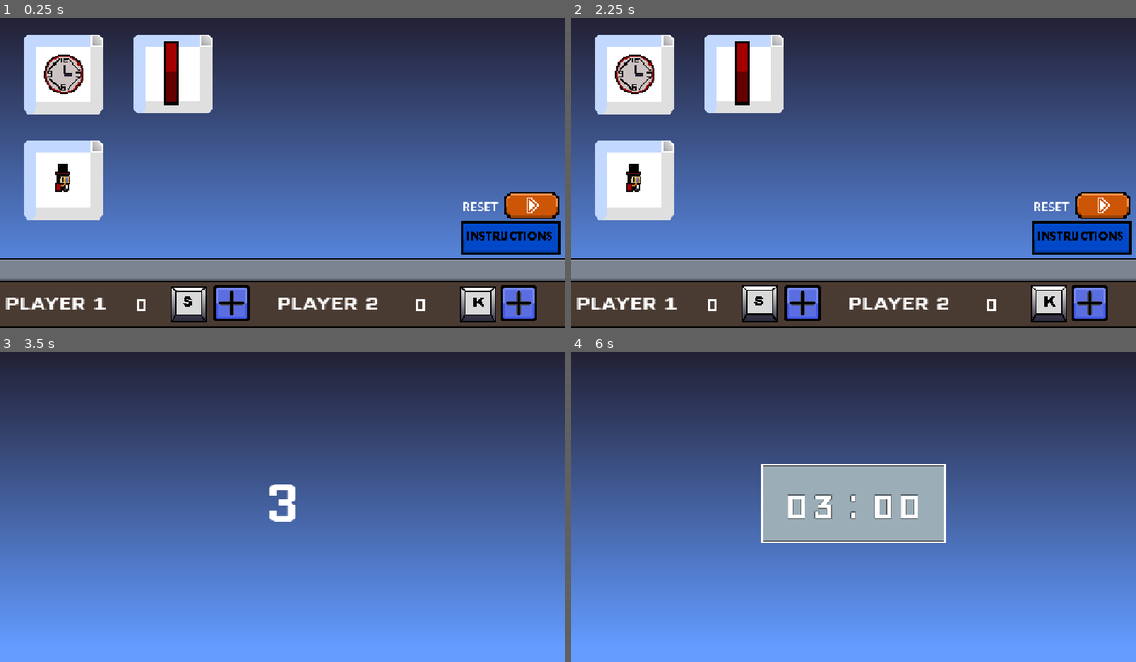
Above: before the commit, frames 1-4 (two rows, left to right).
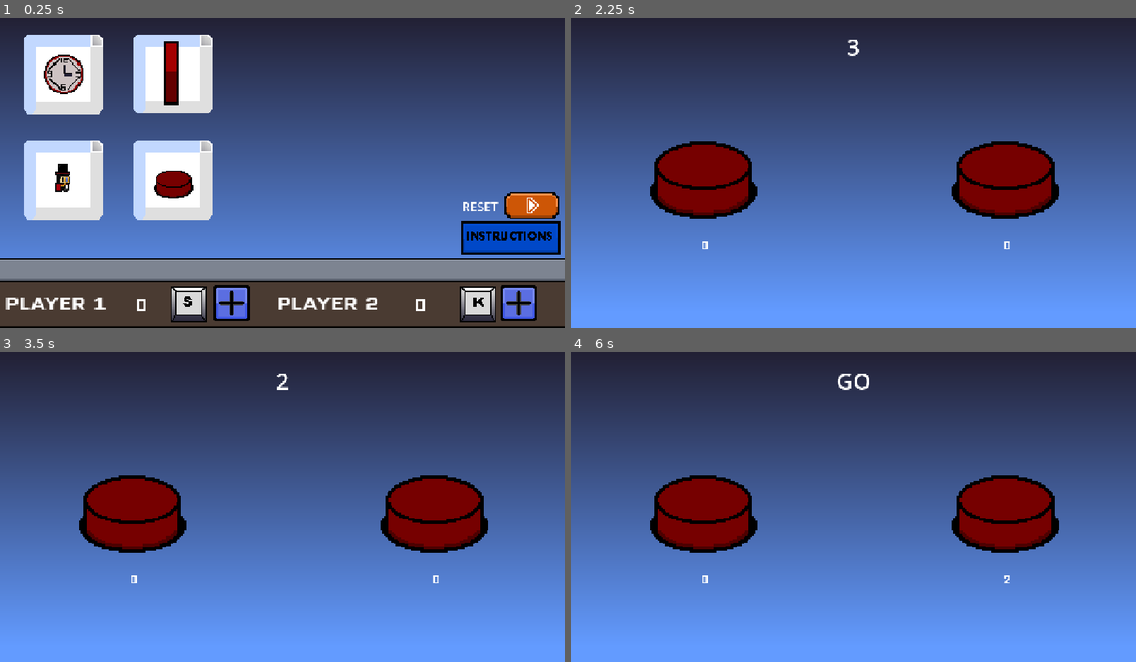
Above: after the commit, the same moments.

Repository: d3V-E/Split
Game: Godot game, scene res://scenes/main_game.tscn
Same seed, same stepped clock (60 frames per second), same inputs: the game is played once before the commit and once after it.
Inputs (mouse positions are in pixels of both pictures, inside the frame that each line leads up to):
- Up to frame 1 (0.25 s): no input
- Up to frame 2 (2.25 s): click (1079, 238) at 0.5 s; click (599, 300) at 1.25 s; click (746, 179) at 2.02 s
- Up to frame 3 (3.5 s): click (62, 407) at 2.77 s
- Up to frame 4 (6 s): tap Enter at 3.5, 5.75 s; move the mouse to (977, 488) at 3.52 s; hold Right 3.53-4.28 s; hold S (Player 1) 3.53-4.28 s; click (977, 488) at 3.67 s; tap K (Player 2) at 3.8, 4.35, 5.3, 5.85 s; tap Space at 4.25 s; move the mouse to (740, 519) at 4.27 s; hold Down 4.28-5.03 s; tap S (Player 1) at 4.55 s; move the mouse to (910, 432) at 5.02 s; hold Right 5.03-5.78 s; hold S (Player 1) 5.03-5.78 s; move the mouse to (825, 565) at 5.77 s; hold Up from 5.78 s (still down); click (825, 565) at 5.92 s

The runs differ from the first frame. In frame 1, 3.6% of the frame differs, in the area x 23-38%, y 39-66%; in frame 2, 43%, in the area x 0-100%, y 5-100%; in frame 3, 8.2%; in frame 4, 16%.

Commit message:
Update 9

Diff:
--- a/scenes/instructions.tscn
+++ b/scenes/instructions.tscn
@@ -8,6 +8,7 @@
 [ext_resource type="Texture2D" uid="uid://xqnjdhuua8ck" path="res://assets/Time Holder.png" id="6_2n4j6"]
 [ext_resource type="Texture2D" uid="uid://baostvbv7foh6" path="res://assets/Line Holder.png" id="7_olnwl"]
 [ext_resource type="Texture2D" uid="uid://c4i3chyqpcfnn" path="res://assets/Quick Holder.png" id="8_i5xgr"]
+[ext_resource type="Texture2D" uid="uid://0v8rcmyxcsc5" path="res://assets/Spam holder.png" id="9_olnwl"]
 
 [node name="Instructions" type="Node2D" unique_id=1474851264]
 script = ExtResource("1_c00ax")
@@ -77,6 +78,11 @@
 scale = Vector2(2.734375, 2.734375)
 texture = ExtResource("8_i5xgr")
 
+[node name="SpamHolder" type="Sprite2D" parent="Canvas" unique_id=122341650]
+position = Vector2(144, 210)
+scale = Vector2(2.734375, 2.734375)
+texture = ExtResource("9_olnwl")
+
 [connection signal="button_down" from="Canvas/Next" to="." method="_on_next_button_down"]
 [connection signal="button_up" from="Canvas/Next" to="." method="_on_next_button_up"]
 [connection signal="button_down" from="Canvas/Previous" to="." method="_on_previous_button_down"]
--- a/scenes/main_game.tscn
+++ b/scenes/main_game.tscn
@@ -13,6 +13,7 @@
 [ext_resource type="Texture2D" uid="uid://don62i0ya8k1l" path="res://assets/plus.png" id="11_o6v7o"]
 [ext_resource type="FontFile" uid="uid://wxgmfu2y2ds6" path="res://assets/fonts/Geo-Regular.ttf" id="12_wjob3"]
 [ext_resource type="Texture2D" uid="uid://do0cakegd3bxb" path="res://assets/play.png" id="13_wjob3"]
+[ext_resource type="Texture2D" uid="uid://0v8rcmyxcsc5" path="res://assets/Spam holder.png" id="14_8xp80"]
 
 [sub_resource type="Animation" id="Animation_70vka"]
 resource_name = "Key"
@@ -230,6 +231,14 @@
 text = "RESET"
 vertical_alignment = 1
 
+[node name="Game 4" type="TextureButton" parent="Main Game Canvas" unique_id=113778247]
+offset_left = 302.0
+offset_top = 294.0
+offset_right = 482.0
+offset_bottom = 474.0
+texture_normal = ExtResource("14_8xp80")
+stretch_mode = 0
+
 [connection signal="button_down" from="Main Game Canvas/Game 1" to="." method="_on_game_1_button_down"]
 [connection signal="button_up" from="Main Game Canvas/Game 1" to="." method="_on_game_1_button_up"]
 [connection signal="button_down" from="Main Game Canvas/Instructions" to="." method="_on_instructions_button_down"]
@@ -244,3 +253,5 @@
 [connection signal="button_up" from="Main Game Canvas/p2+" to="." method="_on_p_2_button_up"]
 [connection signal="button_down" from="Main Game Canvas/Reset" to="." method="_on_reset_button_down"]
 [connection signal="button_up" from="Main Game Canvas/Reset" to="." method="_on_reset_button_up"]
+[connection signal="button_down" from="Main Game Canvas/Game 4" to="." method="_on_game_4_button_down"]
+[connection signal="button_up" from="Main Game Canvas/Game 4" to="." method="_on_game_4_button_up"]
--- a/scenes/spam.tscn
+++ b/scenes/spam.tscn
@@ -2,6 +2,8 @@
 
 [ext_resource type="Script" uid="uid://b36ytqpfsxqoe" path="res://scripts/spam.gd" id="1_fl7lg"]
 [ext_resource type="Texture2D" uid="uid://ky8t730uvc8k" path="res://assets/Main Background.png" id="2_76728"]
+[ext_resource type="Texture2D" uid="uid://bndm8bq23k27b" path="res://assets/Spam.png" id="3_76728"]
+[ext_resource type="FontFile" uid="uid://wxgmfu2y2ds6" path="res://assets/fonts/Geo-Regular.ttf" id="4_cgqlm"]
 
 [node name="Spam" type="Node2D" unique_id=241948130]
 script = ExtResource("1_fl7lg")
@@ -16,4 +18,66 @@
 wait_time = 60.0
 one_shot = true
 
+[node name="Player 1" type="Sprite2D" parent="Canvas" unique_id=1110364848]
+position = Vector2(300, 350.00003)
+scale = Vector2(3.8125, 3.8125)
+texture = ExtResource("3_76728")
+
+[node name="Player 2" type="Sprite2D" parent="Canvas" unique_id=679945013]
+position = Vector2(984, 350.00003)
+scale = Vector2(3.8125, 3.8125)
+texture = ExtResource("3_76728")
+
+[node name="Counter" type="RichTextLabel" parent="Canvas" unique_id=2141859546]
+anchors_preset = 5
+anchor_left = 0.5
+anchor_right = 0.5
+offset_left = -251.5
+offset_right = 251.5
+offset_bottom = 163.0
+grow_horizontal = 2
+theme_override_font_sizes/normal_font_size = 52
+text = "3"
+horizontal_alignment = 1
+vertical_alignment = 1
+
+[node name="Winner" type="RichTextLabel" parent="Canvas" unique_id=159891746]
+anchors_preset = 7
+anchor_left = 0.5
+anchor_top = 1.0
+anchor_right = 0.5
+anchor_bottom = 1.0
+offset_left = -214.0
+offset_top = -91.0
+offset_right = 214.0
+offset_bottom = -19.0
+grow_horizontal = 2
+grow_vertical = 0
+theme_override_font_sizes/normal_font_size = 40
+text = "PLAYER X WINS"
+horizontal_alignment = 1
+vertical_alignment = 1
+
+[node name="Player score 1" type="RichTextLabel" parent="Canvas" unique_id=76246974]
+offset_left = 214.0
+offset_top = 485.0
+offset_right = 393.0
+offset_bottom = 573.0
+theme_override_fonts/normal_font = ExtResource("4_cgqlm")
+theme_override_font_sizes/normal_font_size = 40
+text = "0"
+horizontal_alignment = 1
+vertical_alignment = 1
+
+[node name="Player score 2" type="RichTextLabel" parent="Canvas" unique_id=1349025434]
+offset_left = 899.0
+offset_top = 485.0
+offset_right = 1078.0
+offset_bottom = 573.0
+theme_override_fonts/normal_font = ExtResource("4_cgqlm")
+theme_override_font_sizes/normal_font_size = 40
+text = "0"
+horizontal_alignment = 1
+vertical_alignment = 1
+
 [connection signal="timeout" from="Canvas/Timer" to="." method="_on_timer_timeout"]
--- a/scripts/choosing.gd
+++ b/scripts/choosing.gd
@@ -8,6 +8,8 @@
 @onready var p1add = $"Main Game Canvas/p1+"
 @onready var p2add = $"Main Game Canvas/p2+"
 @onready var reset : TextureButton = $"Main Game Canvas/Reset"
+@onready var game4 = $"Main Game Canvas/Game 4"
+
 
 const save_path = "user://userdata.save"
 
@@ -51,6 +53,7 @@
 	p1add.pivot_offset = p1add.size / 2
 	p2add.pivot_offset = p2add.size / 2
 	reset.pivot_offset = reset.size / 2
+	game4.pivot_offset = game4.size / 2
 	$"Main Game Canvas/p1score".text = str(p1)
 	$"Main Game Canvas/p2score".text = str(p2)
 
@@ -198,3 +201,22 @@
 	save_data()
 	$"Main Game Canvas/p1score".text = str(p1)
 	$"Main Game Canvas/p2score".text = str(p2)
+
+
+
+
+
+
+
+func _on_game_4_button_down():
+	var tween = get_tree().create_tween()
+	tween.tween_property(game4 , "scale" , Vector2(.9 ,.9), .1)
+
+
+
+
+
+func _on_game_4_button_up():
+	var tween = get_tree().create_tween()
+	tween.tween_property(game4 , "scale" , Vector2(1 ,1) ,.1)
+	get_tree().change_scene_to_file("res://scenes/spam.tscn")
--- a/scripts/instructions.gd
+++ b/scripts/instructions.gd
@@ -6,7 +6,7 @@
 @onready var time = $Canvas/TimeHolder
 @onready var needle = $Canvas/NeedleHolder
 @onready var quick = $Canvas/QuickHolder
-
+@onready var spam = $Canvas/SpamHolder
 
 
 var page = 1
@@ -39,6 +39,8 @@
 		s3()
 	elif page == 4:
 		s4()
+	elif page == 5:
+		s5()
 
 
 
@@ -66,6 +68,8 @@
 		s3()
 	elif page == 4:
 		s4()
+	elif page == 5:
+		s5()
 
 
 
@@ -75,6 +79,7 @@
 	needle.visible = false
 	quick.visible = false
 	next.visible = true
+	spam.visible = false
 	$Canvas/Header.text = "INSTRUCTIONS"
 	$Canvas/Info.text = "This is the instructions page which will explain the games in detail
 To go to the next page click on the next arrow
@@ -92,6 +97,7 @@
 	needle.visible = false
 	quick.visible = false
 	next.visible = true
+	spam.visible = false
 	$Canvas/Header.text = "Timer Game"
 	$Canvas/Info.text = "In this game there is a time given and the player who clicks their control nearest to the time given wins
 The one with the least time difference wins
@@ -103,6 +109,7 @@
 	needle.visible = true
 	quick.visible = false
 	next.visible = true
+	spam.visible = false
 	$Canvas/Header.text = "Green Bar Game"
 	$Canvas/Info.text = "Use the player controls to click when the needle is on the green indicator space on the bar
 First to 10 wins
@@ -113,7 +120,22 @@
 	time.visible = false
 	needle.visible = false
 	quick.visible = true
-	next.visible = false
+	next.visible = true
+	spam.visible = false
 	$Canvas/Header.text = "Quick Shot"
 	$Canvas/Info.text = "Shoot when the text changes to draw and it takes a bit for the animation to finish
 Shoot when the countdown reaches draw (Faster reaction wins)"
+
+
+
+func s5():
+	time.visible = false
+	needle.visible = false
+	quick.visible = false
+	next.visible = false
+	spam.visible = true
+	$Canvas/Header.text = "Spam"
+	$Canvas/Info.text = "Spam the players control as fast as you can in 60 seconds
+Click only when it says go otherwise it wont count
+You have 60 seconds after go to spam as much as you can the higher score wins
+Game ends automatically after 60 seconds"
--- a/scripts/spam.gd
+++ b/scripts/spam.gd
@@ -1,27 +1,44 @@
 extends Node2D
 
 @onready var timer:Timer = $Canvas/Timer
+@onready var winnertext = $Canvas/Winner
 
 var p1click = 0
 var p2click = 0
 var clickallow = false
 
 func _ready():
+	winnertext.visible = false
 	clickallow = false
+	$Canvas/Counter.text = "3"
 	await get_tree().create_timer(1).timeout
+	$Canvas/Counter.text = "2"
 	await get_tree().create_timer(1).timeout
+	$Canvas/Counter.text = "1"
 	await get_tree().create_timer(1).timeout
+	$"Canvas/Counter".text = "GO"
 	clickallow = true
 	timer.start()
 
 func _input(event: InputEvent):
 	if event.is_action_pressed("Player 1") and clickallow == true:
 		p1click += 1
+		$"Canvas/Player score 1".text = str(p1click)
 	if event.is_action_pressed("Player 2") and clickallow == true:
 		p2click += 1
+		$"Canvas/Player score 2".text = str(p2click)
 
 
 
 
 func _on_timer_timeout():
 	clickallow = false
+	winnertext.visible = true
+	if p1click > p2click:
+		$Canvas/Winner.text = "PLAYER 1 WINS"
+	if p2click < p1click:
+		$Canvas/Winner.text = "PLAYER 2 WINS"
+	if p1click == p2click:
+		$Canvas/Winner.text = "TIE"
+	await get_tree().create_timer(3).timeout
+	get_tree().change_scene_to_file("res://scenes/main_game.tscn")
Binary file added: assets/Spam holder.png
Not shown, added: assets/Spam holder.png.import
Binary file added: assets/Spam.png
Not shown, added: assets/Spam.png.import
